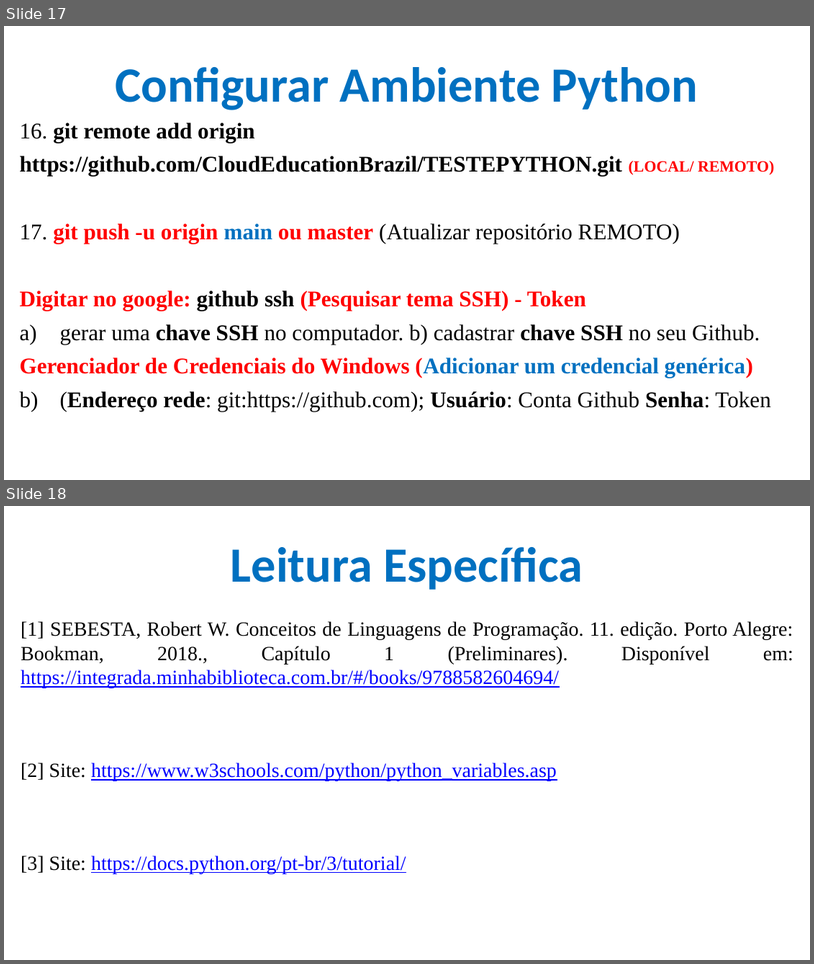
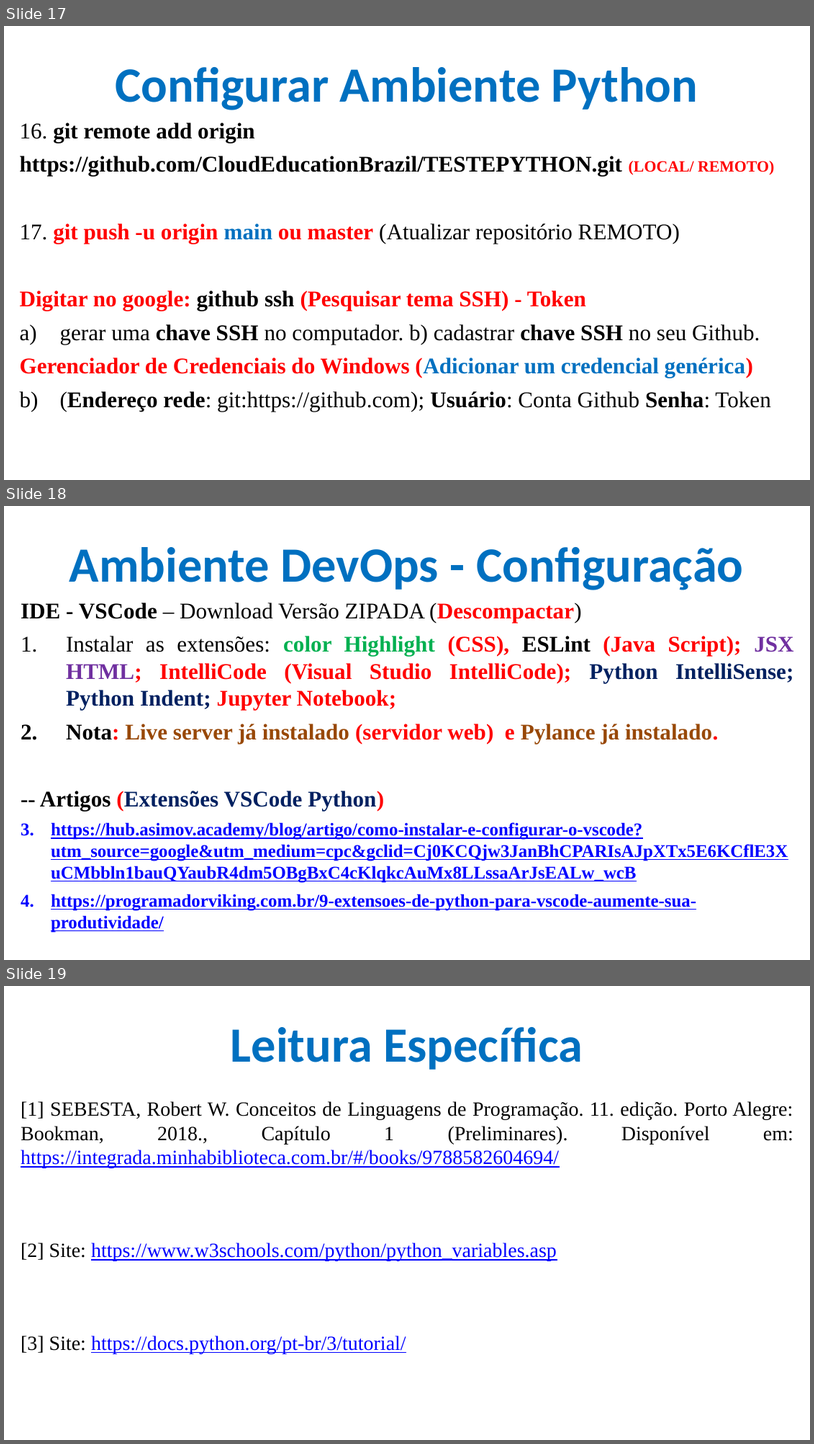
Before and after one commit to CloudEducationBrazil/WydenPythonParadigmas, a slide deck: 01 Classes/Aula 01 Programação Python - Caracterização e Ambiente.pptx. Shown one above the other, each under a label of ours: slides 17 and 18 before the commit, slides 17, 18 and 19 after it. The pictures are 814x964 and 814x1444 pixels, drawn with LibreOffice and Linux fonts; fonts in the diff are those of the drawing; background and template pictures are left out. Boxes give left, top, right and bottom in pixels: in the first picture for what was removed or moved away, otherwise in the second. Text is boxed around its words. In the diff, an @@ line names an element or a change of style, - is before the commit and + after.

```diff
--- a/01 Classes/Aula 01 Programação Python - Caracterização e Ambiente.pptx
+++ b/01 Classes/Aula 01 Programação Python - Caracterização e Ambiente.pptx
@@ slide 18 added at (x1=4, y1=506, x2=810, y2=960), background picture (left out) @@
@@ title added at (x1=70, y1=547, x2=744, y2=590), 44 pt, text #0070C0, bold @@
+Ambiente DevOps - Configuração
@@ text added at (x1=21, y1=602, x2=794, y2=932), 16 pt, text #0000FF, bold, underline @@
+IDE - VSCode – Download Versão ZIPADA (Descompactar)
+1. Instalar as extensões: color Highlight (CSS), ESLint (Java Script); JSX HTML; IntelliCode (Visual Studio IntelliCode); Python IntelliSense; Python Indent; Jupyter Notebook;
+2. Nota: Live server já instalado (servidor web) e Pylance já instalado.
+-- Artigos (Extensões VSCode Python)
+1. https://hub.asimov.academy/blog/artigo/como-instalar-e-configurar-o-vscode?utm_source=google&utm_medium=cpc&gclid=Cj0KCQjw3JanBhCPARIsAJpXTx5E6KCflE3XuCMbbln1bauQYaubR4dm5OBgBxC4cKlqkcAuMx8LLssaArJsEALw_wcB
+2. https://programadorviking.com.br/9-extensoes-de-python-para-vscode-aumente-sua-produtividade/
@@ what was slide 18 is now slide 19 @@
```
Also in this commit, not shown: 5 slides changed.
